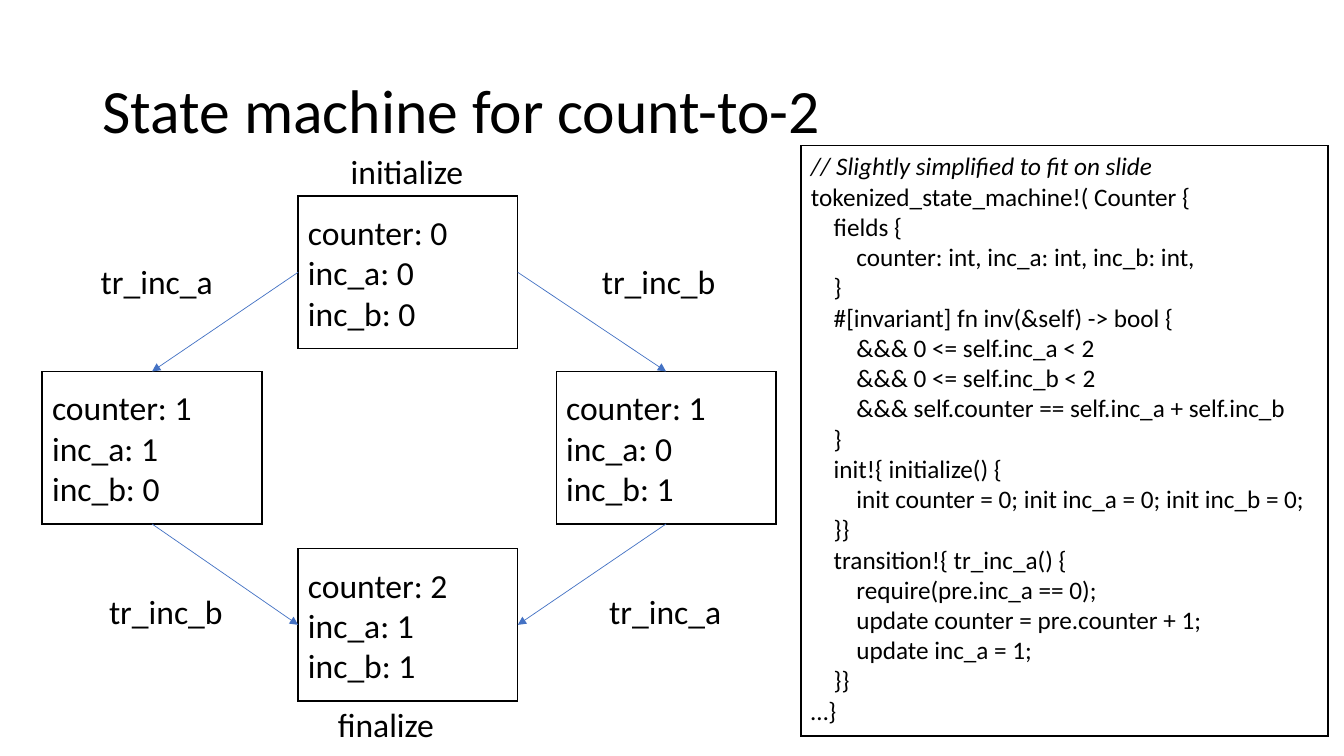
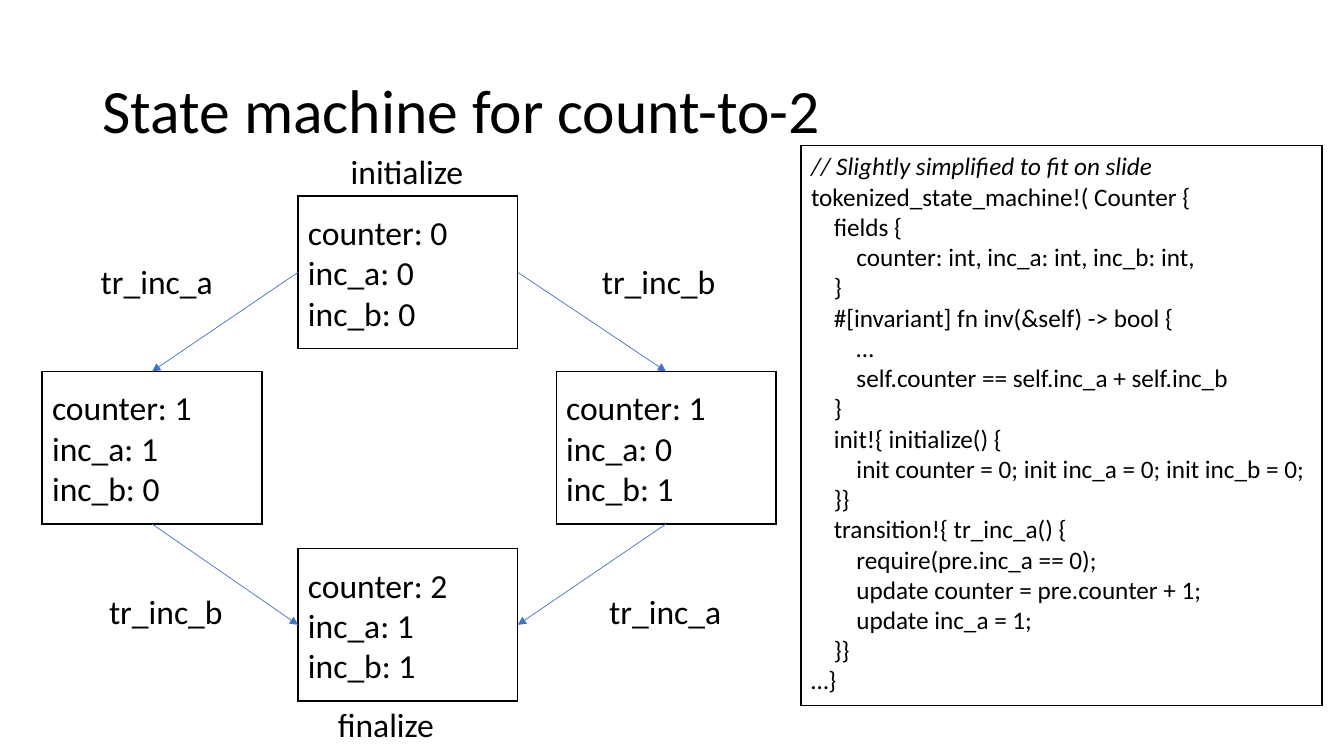
Before and after one commit to verus-lang/event-sites, a slide deck: slide 103 of 2026-summer-formal/slides/summer-school-formal-verus.pptx (slide 98 before the commit). Drawn at 1344x756 pixels with LibreOffice and Linux fonts; fonts in the diff are those of the drawing. Boxes give left, top, right and bottom in pixels: in the first picture for what was removed or moved away, otherwise in the second. Text is boxed around its words. In the diff, an @@ line names an element or a change of style, - is before the commit and + after.

```diff
--- a/2026-summer-formal/slides/summer-school-formal-verus.pptx
+++ b/2026-summer-formal/slides/summer-school-formal-verus.pptx
@@ rectangle "// Slightly simplified to fit ..." resized from (x1=802, y1=146, x2=1329, y2=737) to (x1=802, y1=146, x2=1323, y2=706) @@
@@ text in rectangle at (x1=856, y1=369, x2=1228, y2=391): text changed @@
-&&& 0 <= self.inc_a < 2
-&&& 0 <= self.inc_b < 2
-&&& self.counter == self.inc_a + self.inc_b
+…
+self.counter == self.inc_a + self.inc_b
```
Also in this commit, not shown: 22 other slides changed, 5 slides added, 1 other file.
